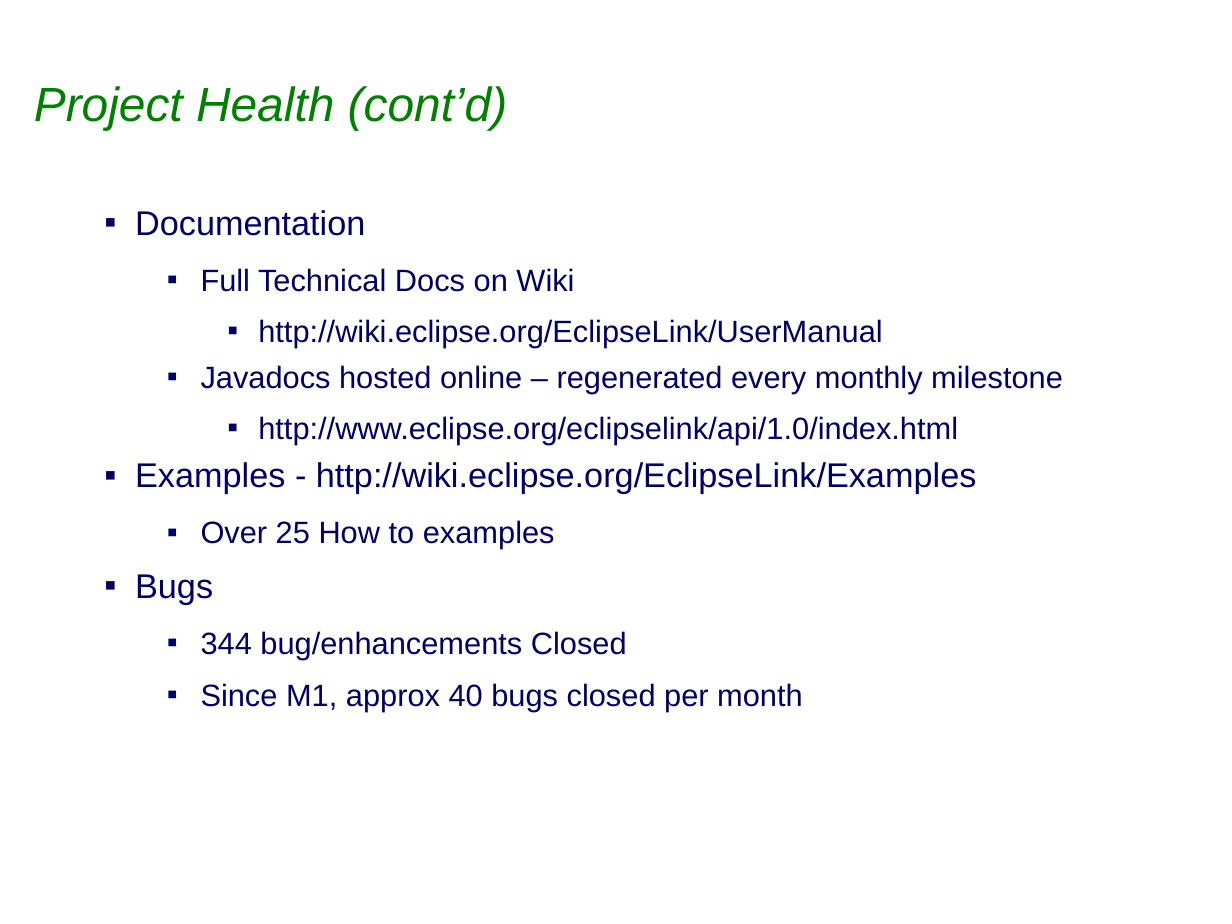
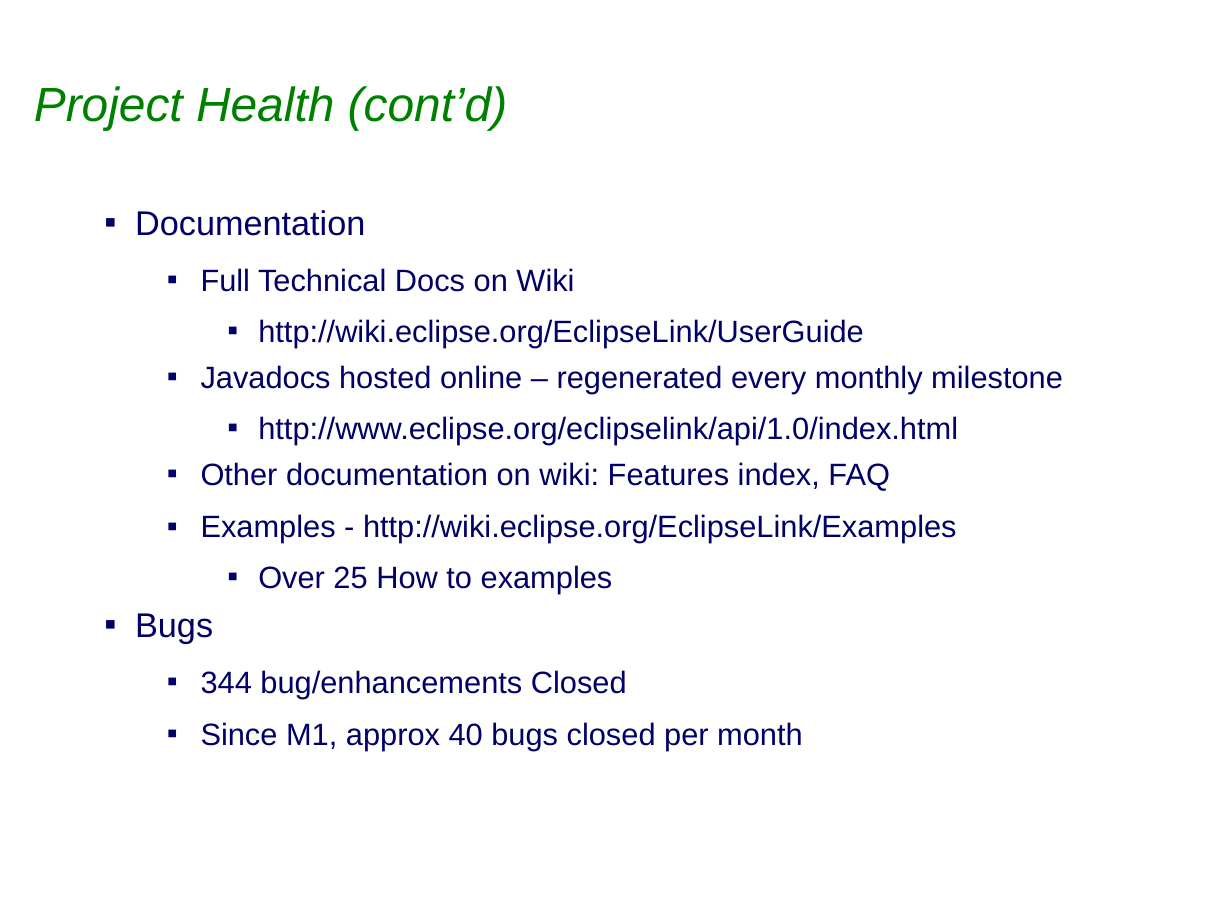
Before and after one commit to eclipse-ee4j/eclipselink, a slide deck: slide 5 of project-admin/Graduation_Review.ppt. Drawn at 1232x924 pixels with LibreOffice and Linux fonts; fonts in the diff are those of the drawing; background and template pictures are left out. Boxes give left, top, right and bottom in pixels: in the first picture for what was removed or moved away, otherwise in the second. Text is boxed around its words. In the diff, an @@ line names an element or a change of style, - is before the commit and + after.

```diff
--- a/project-admin/Graduation_Review.ppt
+++ b/project-admin/Graduation_Review.ppt
@@ text at (x1=258, y1=319, x2=864, y2=347): text changed @@
-    ▪ http://wiki.eclipse.org/EclipseLink/UserManual
+    ▪ http://wiki.eclipse.org/EclipseLink/UserGuide
@@ text at (x1=201, y1=462, x2=890, y2=491): paragraph added @@
+  ▪ Other documentation on wiki: Features index, FAQ
@@ text at (x1=201, y1=514, x2=957, y2=593): size 20 to 18 pt in "Examples - http://wiki.eclipse.org/EclipseLink/Examples"; list level 1 to 2 in "Examples - http://wiki.eclipse.org/EclipseLink/Examples"; list level 2 to 3 in "Over 25 How to examples" @@
```
Also in this commit, not shown: 7 other slides changed, 1 slide added, 1 other file.
